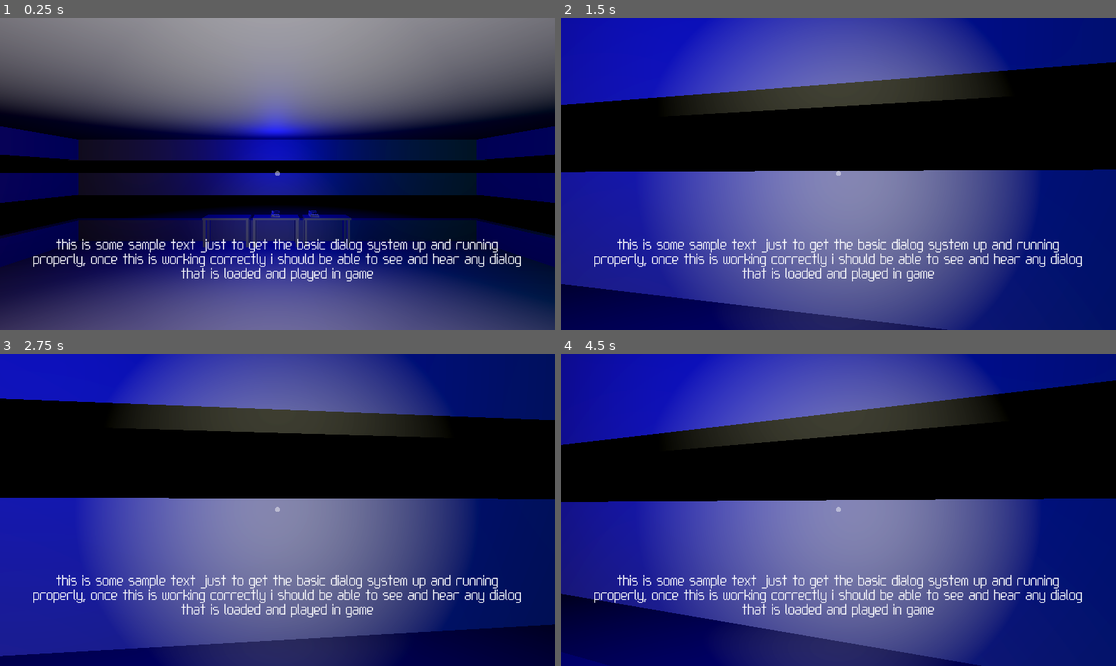
Above: before the commit, frames 1-4 (two rows, left to right).
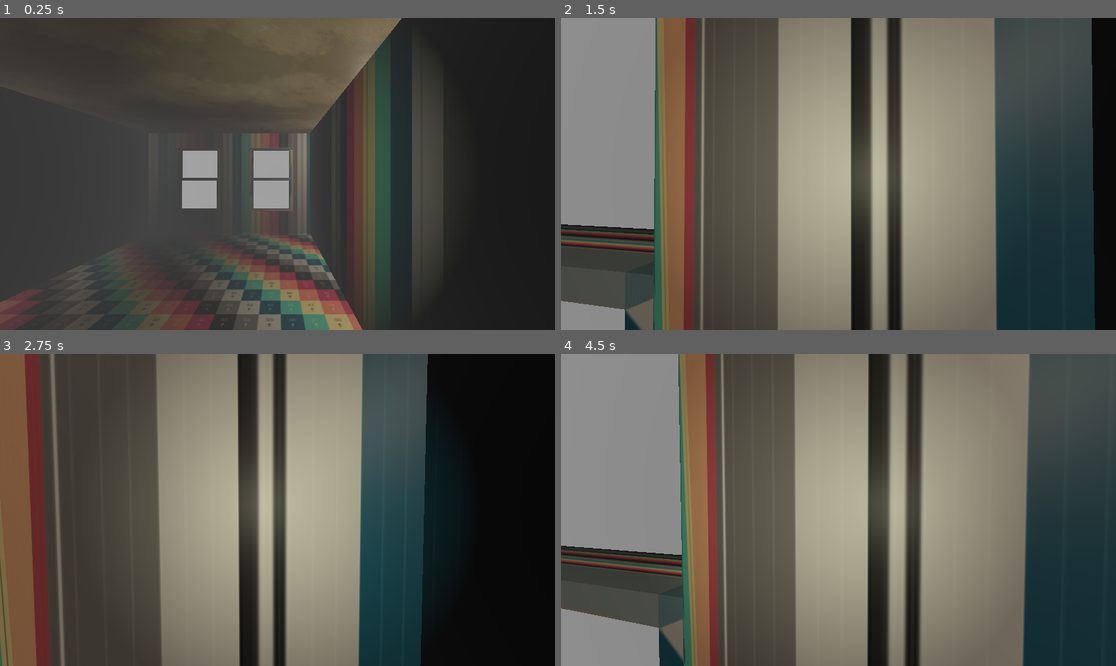
Above: after the commit, the same moments.

Repository: CoolBeanGames/Therebefore
Game: Godot game, scene res://Scenes/game_base.tscn
The game is run twice, just before and just after one commit, with the same random seed, the same clock (stepped at 60 frames per second) and the same inputs. The engine's default icon, where the game draws it, is replaced by a stand-in: a white triangle on a blue panel in a dark square.
Inputs (mouse positions are in pixels of both pictures, inside the frame that each line leads up to):
- Up to frame 1 (0.25 s): no input
- Up to frame 2 (1.5 s): tap Enter at 0.5 s; move the mouse to (866, 174) at 0.52 s; hold W (forward) from 0.53 s (still down); tap E (confirm) at 0.6, 1.35 s; move the mouse to (810, 174) at 1.27 s
- Up to frame 3 (2.75 s): keep holding W (forward); move the mouse to (288, 503) at 2.02 s; tap E (confirm) at 2.1 s
- Up to frame 4 (4.5 s): keep holding W (forward); move the mouse to (832, 516) at 2.77 s; tap E (confirm) at 2.85, 3.6, 4.35 s; move the mouse to (877, 513) at 3.52 s; move the mouse to (794, 506) at 4.27 s

The runs differ from the first frame. In frame 1, 98% of the frame differs, in the area x 0-100%, y 0-100%; in frame 2, 98%; in frame 3, 94%; in frame 4, 100%.

Commit message:
added in apartment 206 model and hooked it up, changed ambient sound, got rid of the testing stuff

Diff:
--- /dev/null
+++ b/Models/Apartment/Materials/BathroomFloors.tres
@@ -0,0 +1,9 @@
+[gd_resource type="StandardMaterial3D" load_steps=2 format=3 uid="uid://rt3lw382xfe1"]
+
+[ext_resource type="Texture2D" uid="uid://7eqbvpw2mxbt" path="res://Models/Apartment/Apartment_Rectangle_Marble_Tile_03-256x256.png" id="1_65k1e"]
+
+[resource]
+resource_name = "BathroomFloors"
+albedo_texture = ExtResource("1_65k1e")
+roughness = 0.5
+uv1_scale = Vector3(5, 5, 5)
--- /dev/null
+++ b/Models/Apartment/Materials/KitchenFloors.tres
@@ -0,0 +1,9 @@
+[gd_resource type="StandardMaterial3D" load_steps=2 format=3 uid="uid://bywgixkv63yma"]
+
+[ext_resource type="Texture2D" uid="uid://de5reb6epb3qh" path="res://Models/Apartment/Apartment_BW_Marble_Tile_08-256x256.png" id="1_enao1"]
+
+[resource]
+resource_name = "KitchenFloors"
+albedo_texture = ExtResource("1_enao1")
+roughness = 0.35
+uv1_scale = Vector3(5, 5, 5)
--- /dev/null
+++ b/Models/Apartment/Materials/KitchenWalls.tres
@@ -0,0 +1,9 @@
+[gd_resource type="StandardMaterial3D" load_steps=2 format=3 uid="uid://c5wldjf166xdv"]
+
+[ext_resource type="Texture2D" uid="uid://bmp3xg4ax372s" path="res://Models/Apartment/Apartment_Plaster_12-256x256.png" id="1_f4l15"]
+
+[resource]
+resource_name = "KitchenWalls"
+albedo_texture = ExtResource("1_f4l15")
+roughness = 0.5
+uv1_scale = Vector3(5, 5, 5)
--- /dev/null
+++ b/Models/Apartment/Materials/LivingRoomFloor.tres
@@ -0,0 +1,9 @@
+[gd_resource type="StandardMaterial3D" load_steps=2 format=3 uid="uid://n5vvan8mqns5"]
+
+[ext_resource type="Texture2D" uid="uid://tsa2p6rg3g80" path="res://Models/Apartment/Apartment_Wood_06-256x256.png" id="1_srhll"]
+
+[resource]
+resource_name = "LivingRoomFloor"
+albedo_texture = ExtResource("1_srhll")
+roughness = 0.27
+uv1_scale = Vector3(5, 5, 5)
--- /dev/null
+++ b/Models/Apartment/Materials/Walls.tres
@@ -0,0 +1,9 @@
+[gd_resource type="StandardMaterial3D" load_steps=2 format=3 uid="uid://d0ryw6ciwhbp5"]
+
+[ext_resource type="Texture2D" uid="uid://dfbghles48jet" path="res://Models/Apartment/Apartment_Plaster_09-256x256.png" id="1_nwwge"]
+
+[resource]
+resource_name = "Walls"
+albedo_texture = ExtResource("1_nwwge")
+roughness = 0.5
+uv1_scale = Vector3(5, 5, 5)
--- /dev/null
+++ b/Models/Apartment/Materials/WindowGlass.tres
@@ -0,0 +1,10 @@
+[gd_resource type="StandardMaterial3D" format=3 uid="uid://du2njrnd7scci"]
+
+[resource]
+resource_name = "WindowGlass"
+transparency = 1
+cull_mode = 2
+albedo_color = Color(0, 0, 0, 0.458824)
+metallic = 0.13
+metallic_specular = 1.0
+roughness = 0.03
--- /dev/null
+++ b/Models/Apartment/Materials/setup.tres
@@ -0,0 +1,8 @@
+[gd_resource type="StandardMaterial3D" load_steps=2 format=3 uid="uid://bnog7p3gc6tof"]
+
+[ext_resource type="Texture2D" uid="uid://bschbwavmtfy4" path="res://Models/Apartment/Apartment_CustomUVChecker_byValle_1K.png" id="1_w2qxm"]
+
+[resource]
+resource_name = "setup"
+albedo_texture = ExtResource("1_w2qxm")
+roughness = 0.5
--- /dev/null
+++ b/Scenes/Packages/Apartment 206/apartment_206.tscn
@@ -0,0 +1,39 @@
+[gd_scene load_steps=3 format=3 uid="uid://cjyffn46xyxus"]
+
+[ext_resource type="PackedScene" uid="uid://o7w7gawe5wlk" path="res://Models/Apartment/Apartment.glb" id="1_j7y4d"]
+[ext_resource type="AudioStream" uid="uid://0qfxaokqblq4" path="res://audio/ambient/glitched_tones_household_kitchen_roomtone_fan_grill_pan_561.mp3" id="2_rmknk"]
+
+[node name="Apartment" instance=ExtResource("1_j7y4d")]
+
+[node name="player_stand_in" parent="." index="5"]
+visible = false
+
+[node name="KitchenLight" parent="." index="15"]
+light_color = Color(0.811951, 0.754933, 0.665985, 1)
+light_energy = 1.0
+omni_range = 5.0
+
+[node name="LivingRoomLight" parent="." index="16"]
+light_color = Color(0.811951, 0.754933, 0.665985, 1)
+light_energy = 1.0
+omni_range = 5.0
+
+[node name="BathroomLight" parent="." index="17"]
+light_color = Color(0.811951, 0.754933, 0.665985, 1)
+light_energy = 1.0
+omni_range = 5.0
+
+[node name="HallLight1" parent="." index="18"]
+light_color = Color(0.811951, 0.754933, 0.665985, 1)
+light_energy = 1.0
+omni_range = 5.0
+
+[node name="HallLight2" parent="." index="19"]
+light_color = Color(0.811951, 0.754933, 0.665985, 1)
+light_energy = 1.0
+omni_range = 5.0
+
+[node name="GlitchedTonesHouseholdKitchenRoomtoneFanGrillPan561" type="AudioStreamPlayer" parent="." index="20"]
+stream = ExtResource("2_rmknk")
+volume_db = 3.0
+bus = &"reverbSFX"
--- a/Scenes/game_base.tscn
+++ b/Scenes/game_base.tscn
@@ -1,29 +1,20 @@
-[gd_scene load_steps=10 format=3 uid="uid://b7f5ifnt8gshr"]
+[gd_scene load_steps=5 format=3 uid="uid://b7f5ifnt8gshr"]
 
 [ext_resource type="Script" uid="uid://bwa8marrksgol" path="res://scripts/game_base.gd" id="1_8ktb3"]
-[ext_resource type="PackedScene" uid="uid://msb8glnwae50" path="res://Scenes/test_map.tscn" id="2_nvvv1"]
 [ext_resource type="PackedScene" uid="uid://dqp0iws3a70pw" path="res://Scenes/player.tscn" id="3_op4vg"]
 [ext_resource type="PackedScene" uid="uid://bwaegwvlxtxbr" path="res://UI/game_hud.tscn" id="4_bngpg"]
-[ext_resource type="PackedScene" uid="uid://bysak7m1h8ts7" path="res://Scenes/test_note.tscn" id="5_fqtgw"]
-[ext_resource type="Resource" uid="uid://ya01drqicvml" path="res://Data/Dialog/Phone Call 2.tres" id="7_sx1ts"]
-[ext_resource type="PackedScene" uid="uid://dj8a3i51plouv" path="res://Scenes/props/interactable_phone.tscn" id="7_xqm0q"]
-[ext_resource type="AudioStream" uid="uid://ccjts3k3ke15c" path="res://audio/vocals/It Looks Like your not home right now.mp3" id="8_sx1ts"]
-[ext_resource type="PackedScene" uid="uid://brn1d8u7oy0fy" path="res://Scenes/prefabs/model_previews/phone_preview.tscn" id="9_p0qda"]
+[ext_resource type="PackedScene" uid="uid://drgattj3pxyf8" path="res://Scenes/world.tscn" id="4_fqtgw"]
 
 [node name="Game_Base" type="Node" node_paths=PackedStringArray("ActivePlayersParent", "InactivePlayersParent")]
 script = ExtResource("1_8ktb3")
 ActivePlayersParent = NodePath("AudioPlayers/Active")
 InactivePlayersParent = NodePath("AudioPlayers/Inactive")
 
-[node name="test_map" parent="." instance=ExtResource("2_nvvv1")]
-
 [node name="player" parent="." instance=ExtResource("3_op4vg")]
-transform = Transform3D(1, 0, 0, 0, 1, 0, 0, 0, 1, 0, 0.955751, 0)
+transform = Transform3D(1, 0, 0, 0, 1, 0, 0, 0, 1, 0, 1.04261, 0)
 
 [node name="UI" parent="." instance=ExtResource("4_bngpg")]
-
-[node name="test_note" parent="." instance=ExtResource("5_fqtgw")]
-transform = Transform3D(0.282967, 0, -0.0996483, 0, 0.3, 0, 0.0996483, 0, 0.282967, 0, 0.64801, 4.335)
+visible = false
 
 [node name="AudioPlayers" type="Node" parent="."]
 
@@ -31,13 +22,4 @@
 
 [node name="Inactive" type="Node" parent="AudioPlayers"]
 
-[node name="interactable_phone" parent="." instance=ExtResource("7_xqm0q")]
-transform = Transform3D(1, 0, 0, 0, 1, 0, 0, 0, 1, -0.00699881, 0.663605, -4.54702)
-dialog = ExtResource("7_sx1ts")
-
-[node name="AudioStreamPlayer" type="AudioStreamPlayer" parent="."]
-stream = ExtResource("8_sx1ts")
-bus = &"phone"
-
-[node name="phone_preview" parent="." instance=ExtResource("9_p0qda")]
-transform = Transform3D(1, 0, 0, 0, 1, 0, 0, 0, 1, 0.853044, 0.660856, -4.60166)
+[node name="World" parent="." instance=ExtResource("4_fqtgw")]
--- /dev/null
+++ b/Scenes/world.tscn
@@ -0,0 +1,18 @@
+[gd_scene load_steps=3 format=3 uid="uid://drgattj3pxyf8"]
+
+[ext_resource type="PackedScene" uid="uid://cjyffn46xyxus" path="res://Scenes/Packages/Apartment 206/apartment_206.tscn" id="1_a02cp"]
+
+[sub_resource type="Environment" id="Environment_go701"]
+background_mode = 1
+background_color = Color(1, 1, 1, 1)
+ambient_light_source = 1
+fog_enabled = true
+fog_light_color = Color(1, 1, 1, 1)
+fog_light_energy = 0.9
+
+[node name="World" type="Node3D"]
+
+[node name="Apartment" parent="." instance=ExtResource("1_a02cp")]
+
+[node name="WorldEnvironment" type="WorldEnvironment" parent="."]
+environment = SubResource("Environment_go701")
--- a/UI/game_hud.tscn
+++ b/UI/game_hud.tscn
@@ -210,7 +210,7 @@
 size = Vector2i(1920, 1080)
 
 [node name="item_examine_yaw" type="Node3D" parent="camera_preview_viewport" node_paths=PackedStringArray("parent_to_add_item", "yaw_node", "pitch_node", "camera", "examine_ui")]
-transform = Transform3D(1, 0, 0, 0, 1, 0, 0, 0, 1, 0, 0, -0.760635)
+transform = Transform3D(1, 0, 0, 0, 1, 0, 0, 0, 1, 0, -9870.17, -0.760635)
 script = ExtResource("14_nc7xe")
 parent_to_add_item = NodePath("item_examine_pitch")
 yaw_node = NodePath(".")
@@ -221,11 +221,12 @@
 [node name="item_examine_pitch" type="Node3D" parent="camera_preview_viewport/item_examine_yaw"]
 
 [node name="Camera3D" type="Camera3D" parent="camera_preview_viewport"]
+transform = Transform3D(1, 0, 0, 0, 1, 0, 0, 0, 1, 0, -9870.17, 0)
 cull_mask = 524288
 fov = 43.9
 
 [node name="OmniLight3D" type="OmniLight3D" parent="camera_preview_viewport"]
-transform = Transform3D(1, 0, 0, 0, 1, 0, 0, 0, 1, 0, 0.0966669, -0.397501)
+transform = Transform3D(1, 0, 0, 0, 1, 0, 0, 0, 1, 0, -9870.07, -0.397501)
 layers = 524288
 
 [node name="item_preview_ui" type="Control" parent="."]
Not shown, added: Audio/glitched_tones_household_kitchen_roomtone_fan_grill_pan_561.mp3.import
Binary file added: Models/Apartment/Apartment.glb
Not shown, added: Models/Apartment/Apartment.glb.import
Binary file added: Models/Apartment/Apartment_BW_Marble_Tile_08-256x256.png
Not shown, changed: Models/Apartment/Apartment_BW_Marble_Tile_08-256x256.png.import
Binary file added: Models/Apartment/Apartment_CustomUVChecker_byValle_1K.png
Not shown, added: Models/Apartment/Apartment_CustomUVChecker_byValle_1K.png.import
Binary file added: Models/Apartment/Apartment_Plaster_09-256x256.png
Not shown, added: Models/Apartment/Apartment_Plaster_09-256x256.png.import
Binary file added: Models/Apartment/Apartment_Plaster_12-256x256.png
Not shown, added: Models/Apartment/Apartment_Plaster_12-256x256.png.import
Binary file added: Models/Apartment/Apartment_Rectangle_Marble_Tile_03-256x256.png
(and 5 more such lines)
